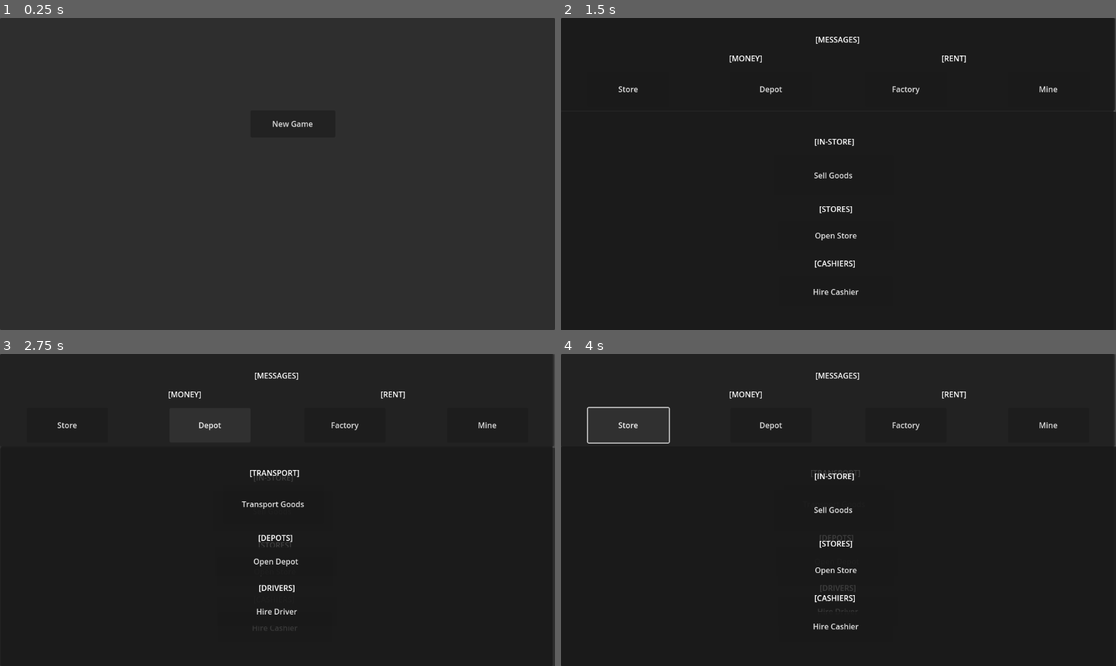
Above: before the commit, frames 1-4 (two rows, left to right).
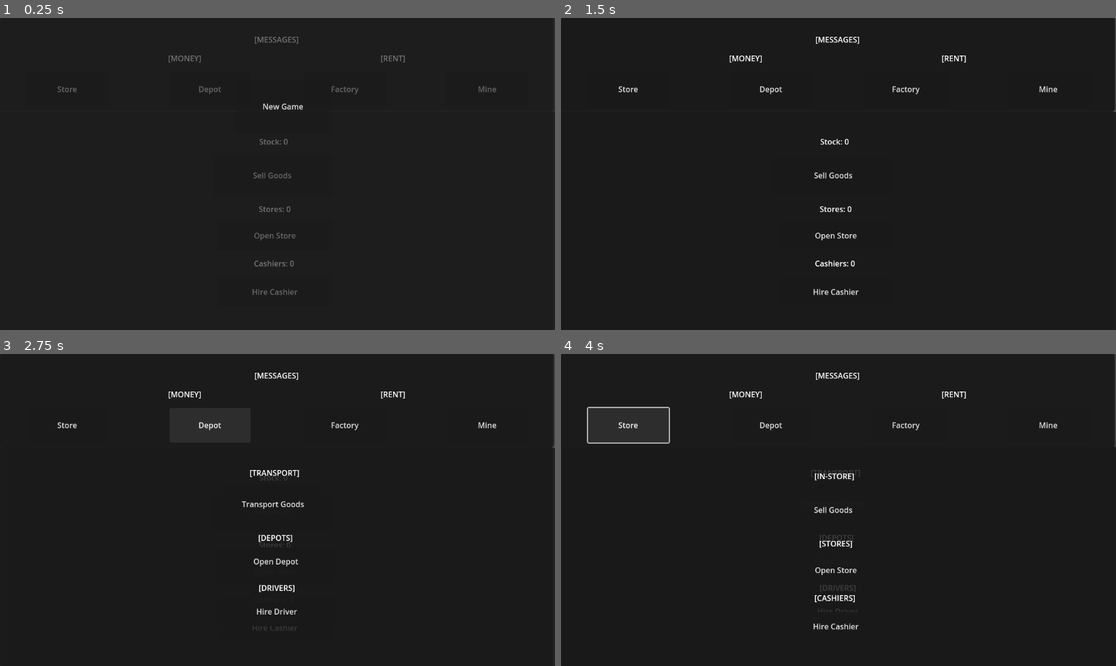
Above: after the commit, the same moments.

Repository: sankeatan/IdleGame
Game: Godot game, scene res://menu.tscn
The game is run twice, just before and just after one commit, with the same random seed, the same clock (stepped at 60 frames per second) and the same inputs.
Inputs (mouse positions are in pixels of both pictures, inside the frame that each line leads up to):
- Up to frame 1 (0.25 s): no input
- Up to frame 2 (1.5 s): click (771, 89) at 0.5 s, where only the run after the commit has a clickable "Depot"; click "New Game" at 1.25 s
- Up to frame 3 (2.75 s): click "Depot" at 2 s
- Up to frame 4 (4 s): click "Depot" at 2.75 s; click "Store" at 3.5 s

The runs differ from the first frame. In frame 1, 0.6% of the frame differs, in the area x 0-100%, y 6-100%; in frame 2, 0.3%; in frame 3, less than 0.1%; in frame 4, less than 0.1%.
Error before the commit: Parse Error: Identifier "goods" not declared in the current scope. (res://game.gd:33)
Error after the commit: Stack overflow. Check for infinite recursion in your script. (res://game.gd:0)

Commit message:
full organized into different scenes

Diff:
--- a/depot_panel.gd
+++ b/depot_panel.gd
@@ -1,13 +1,67 @@
 extends Panel
 
 var depots = 0
-var transport = 1
 var drivers = 0
 # Called when the node enters the scene tree for the first time.
 func _ready():
-	pass # Replace with function body.
+	update_ui()
 
 
 # Called every frame. 'delta' is the elapsed time since the previous frame.
 func _process(delta):
 	pass
+
+func update_ui():
+	$TransportLabel.text = "Shipping Space: " + str(Game.transport)
+	$DepotLabel.text = "Depots: " + str(depots)
+	$DriversLabel.text = "Drivers: " + str(drivers)
+
+func update_message(msg):
+	Game.message = msg
+
+func _on_transport_button_pressed():
+	if Game.goods <= 0:
+		update_message("No goods in factory!")
+	elif Game.goods < Game.transport and depots > 0:
+		Game.money = Game.money - drivers
+		Game.in_store = Game.in_store + Game.goods
+		Game.goods = 0
+		update_ui()
+	elif depots > 0:
+		Game.money = Game.money - drivers
+		Game.in_store = Game.in_store + (1+drivers)*depots
+		Game.goods = Game.goods - (1+drivers)*depots
+		update_ui()
+	else:
+		Game.money-=1
+		Game.goods-=1
+		Game.in_store+=1
+		update_ui()
+
+func _on_depot_button_pressed():
+	if Game.money < 10+(10*depots):
+		update_message("Not enough money!")
+	else:
+		Game.money = Game.money - 10+(10*depots)
+		Game.rent = Game.rent + 2+(2*depots)
+		depots+=1
+		Game.transport = (1+drivers)*depots
+		update_ui()
+
+func _on_hire_driver_button_pressed():
+	if Game.money < 2+(2*drivers):
+		update_message("Not enough money")
+	elif depots == 0:
+		update_message("Buy a depot!")
+	else:
+		if drivers == 0:
+			$TransportGoodsTimer.start()
+		drivers+=1
+		Game.money = Game.money - (2*drivers)
+		Game.rent+=1
+		Game.transport = (1+drivers)*depots
+		update_ui()
+
+func _on_transport_goods_timer_timeout():
+	_on_transport_button_pressed()
+	update_ui()
--- a/game.gd
+++ b/game.gd
@@ -1,152 +1,14 @@
 extends Panel
-
-
-func update_ui():
-	#$GoodsLabel.text = "Goods: " + str(goods)
-	#$MoneyLabel.text = "Money: " + str(money)
-	#$InStoreLabel.text = "In Store: " + str(in_store)
-	#$StoresLabel.text = "Stores: " + str(stores)
-	#$FactoryLabel.text = "Factories: " + str(factories)
-	#$DepotLabel.text = "Depots: " + str(depots)
-	#$CashierLabel.text = "Cashiers: " + str(cashiers)
-	#$WorkersLabel.text = "Workers: " + str(workers)
-	#$DriversLabel.text = "Drivers: " + str(drivers)
-	#$TransportLabel.text = "Transport Space: " + str(transport)
-	#$Rentlabel.text = "Rent: " + str(rent)
-	#$MessageLabel.text = message
-	pass
+var money = 10
+var rent = 0
+var message = ''
+var in_stock = 0
+var goods = 0
+var transport = 1
 
 func _ready():
-	update_ui()
-	$RentTimer.start()
+	pass
 
 # Called every frame. 'delta' is the elapsed time since the previous frame.
 func _process(delta):
 	pass
-
-
-
-
-
-
-func _on_transport_button_pressed():
-	if goods <= 0:
-		update_message("No goods in factory!")
-	elif goods < transport and depots > 0:
-		money = money - drivers
-		in_store = in_store + goods
-		goods = 0
-		update_ui()
-	elif depots > 0:
-		money = money - drivers
-		in_store = in_store + (1+drivers)*depots
-		goods = goods - (1+drivers)*depots
-		update_ui()
-	else:
-		money-=1
-		goods-=1
-		in_store+=1
-		update_ui()
-
-
-func _on_open_store_button_pressed():
-	if money < 10+(10*stores):
-		update_message("Not enough money!")
-	else:
-		money = money - 10+(10*stores)
-		rent = rent+2+(2*stores)
-		stores+=1
-		update_ui()
-
-
-func _on_open_factory_button_pressed():
-	if money < 10+(10*factories):
-		update_message("Not enough money!")
-	else:
-		money = money - 10+(10*factories)
-		rent = rent + 2+(2*factories)
-		factories+=1
-		update_ui()
-
-func _on_depot_button_pressed():
-	if money < 10+(10*depots):
-		update_message("Not enough money!")
-	else:
-		money = money - 10+(10*depots)
-		rent = rent + 2+(2*depots)
-		depots+=1
-		transport = (1+drivers)*depots
-		update_ui()
-
-
-func _on_hire_cashier_button_pressed():
-	if money < 2+(2*cashiers):
-		update_message("Not enough money!")
-	elif stores == 0:
-		update_message("Buy a store!")
-	else:
-		if cashiers == 0:
-			$SellGoodsTimer.start()
-		cashiers+=1
-		money = money - (2*cashiers)
-		rent+=1
-		update_ui()
-
-
-func _on_hire_worker_button_pressed():
-	if money < 2+(2*workers):
-		update_message("Not enough money!")
-	elif factories == 0:
-		update_message("Buy a factory!")
-	else:
-		if workers == 0:
-			$CreateGoodsTimer.start()
-		workers+=1
-		money = money - (2*workers)
-		rent+=1
-		update_ui()
-
-func _on_hire_driver_button_pressed():
-	if money < 2+(2*drivers):
-		update_message("Not enough money")
-	elif depots == 0:
-		update_message("Buy a depot!")
-	else:
-		if drivers == 0:
-			$TransportGoodsTimer.start()
-		drivers+=1
-		money = money - (2*drivers)
-		rent+=1
-		transport = (1+drivers)*depots
-		update_ui()
-
-
-func _on_sell_goods_timer_timeout():
-	_on_sell_goods_button_pressed()
-	update_ui()
-
-
-func _on_rent_timer_timeout():
-	money = money - rent
-	update_ui() # Replace with function body.
-
-
-func update_message(msg):
-	message = msg
-	$MessageTimer.start()
-	update_ui()
-
-
-func _on_create_goods_timer_timeout():
-	_on_create_goods_button_pressed()
-	update_ui()
-
-
-func _on_transport_goods_timer_timeout():
-	_on_transport_button_pressed()
-	update_ui()
-
-
-func _on_message_timer_timeout():
-	message = ''
-	update_ui()
--- a/info_panel.gd
+++ b/info_panel.gd
@@ -35,3 +35,20 @@
 func _on_gathering_button_pressed():
 	get_tree().get_root().add_child(store)
 	get_tree().change_scene_to_file("res://store_panel.tscn")
+
+
+func _on_rent_timer_timeout():
+	money = money - rent
+	update_ui()
+
+func update_message(msg):
+	message = msg
+	$MessageTimer.start()
+	update_ui()
+
+func _on_message_timer_timeout():
+	message = ''
+	update_ui()
+
+func update_ui():
+	pass
--- a/manufacturing.gd
+++ b/manufacturing.gd
@@ -1,6 +1,5 @@
 extends Panel
 
-var goods = 0
 var factories = 0
 var workers = 0
 # Called when the node enters the scene tree for the first time.
@@ -12,14 +11,50 @@
 func _process(delta):
 	pass
 
+func update_ui():
+	$GoodsLabel.text = "Goods: " + str(Game.goods)
+	$WorkersLabel.text = "Workers: " + str(workers)
+	$FactoryLabel.text = "Factories: " + str(factories)
+
+
+func update_message(msg):
+	Game.message = msg
+
 func _on_create_goods_button_pressed():
-	if money <= 0:
+	if Game.money <= 0:
 		update_message("Not enough money!")
 	elif factories > 0:
-		money = money - (1 + workers)
-		goods = goods + (1+(factories*workers))
+		Game.money = Game.money - (1 + workers)
+		Game.goods = Game.goods + (1+(factories*workers))
 		update_ui()
 	else:
-		money-=1
-		goods+=1
+		Game.money-=1
+		Game.goods+=1
 		update_ui()
+
+
+func _on_open_factory_button_pressed():
+	if Game.money < 10+(10*factories):
+		update_message("Not enough money!")
+	else:
+		Game.money = Game.money - 10+(10*factories)
+		Game.rent = Game.rent + 2+(2*factories)
+		factories+=1
+		update_ui()
+
+func _on_hire_worker_button_pressed():
+	if Game.money < 2+(2*workers):
+		update_message("Not enough money!")
+	elif factories == 0:
+		update_message("Buy a factory!")
+	else:
+		if workers == 0:
+			$CreateGoodsTimer.start()
+		workers+=1
+		Game.money = Game.money - (2*workers)
+		Game.rent+=1
+		update_ui()
+
+func _on_create_goods_timer_timeout():
+	_on_create_goods_button_pressed()
+	update_ui()
--- a/menu.tscn
+++ b/menu.tscn
@@ -1,18 +1,18 @@
-[gd_scene load_steps=2 format=3 uid="uid://v82odxkhnmpp"]
+[gd_scene load_steps=2 format=3 uid="uid://cmt6xyaofg3sc"]
 
-[ext_resource type="Script" path="res://menu.gd" id="1_0gqqy"]
+[ext_resource type="Script" path="res://menu.gd" id="1_aljrd"]
 
 [node name="MenuPanel" type="Panel"]
 offset_right = 1152.0
 offset_bottom = 648.0
-script = ExtResource("1_0gqqy")
+script = ExtResource("1_aljrd")
 
 [node name="NewGameButton" type="Button" parent="."]
 layout_mode = 0
-offset_left = 520.0
-offset_top = 192.0
-offset_right = 696.0
-offset_bottom = 248.0
+offset_left = 488.0
+offset_top = 128.0
+offset_right = 688.0
+offset_bottom = 240.0
 text = "New Game"
 
 [connection signal="pressed" from="NewGameButton" to="." method="_on_new_game_button_pressed"]
--- a/project.godot
+++ b/project.godot
@@ -15,6 +15,10 @@
 config/features=PackedStringArray("4.1", "Forward Plus")
 config/icon="res://icon.svg"
 
+[autoload]
+
+Game="*res://game.tscn"
+
 [rendering]
 
 renderer/rendering_method="mobile"
--- a/store_panel.gd
+++ b/store_panel.gd
@@ -1,25 +1,56 @@
 extends Panel
 
-var in_store = 0
 var stores = 0
 var cashiers = 0
-# Called when the node enters the scene tree for the first time.
+
 func _ready():
-	pass # Replace with function body.
+	update_ui()
 
+func update_ui():
+	$InStoreLabel.text = "Stock: " + str(Game.in_stock)
+	$CashierLabel.text = "Cashiers: " + str(cashiers)
+	$StoresLabel.text = "Stores: " + str(stores)
 
-# Called every frame. 'delta' is the elapsed time since the previous frame.
+func update_message(msg):
+	Game.message = msg
+
 func _process(delta):
 	pass
 
 func _on_sell_goods_button_pressed():
-	if in_store <= 0:
+	if Game.in_stock <= 0:
 		update_message("No goods in store!")
 	elif stores > 0:
-		emit_signal() money + (3+(cashiers*stores))
-		in_store-=1
+		Game.money = Game.money + (3+(cashiers*stores))
+		Game.in_stock-=1
 		update_ui()
 	else:
-		money = money + 3
-		in_store-=1
+		Game.money = Game.money + 3
+		Game.in_stock-=1
 		update_ui()
+
+func _on_open_store_button_pressed():
+	if Game.money < 10+(10*stores):
+		update_message("Not enough money!")
+	else:
+		Game.money = Game.money - 10+(10*stores)
+		Game.rent = Game.rent+2+(2*stores)
+		stores+=1
+		update_ui()
+
+func _on_hire_cashier_button_pressed():
+	if Game.money < 2+(2*cashiers):
+		update_message("Not enough money!")
+	elif stores == 0:
+		update_message("Buy a store!")
+	else:
+		if cashiers == 0:
+			$SellGoodsTimer.start()
+		cashiers+=1
+		Game.money = Game.money - (2*cashiers)
+		Game.rent+=1
+		update_ui()
+
+func _on_sell_goods_timer_timeout():
+	_on_sell_goods_button_pressed()
+	update_ui()
Not shown, added: gam2A85.tmp
